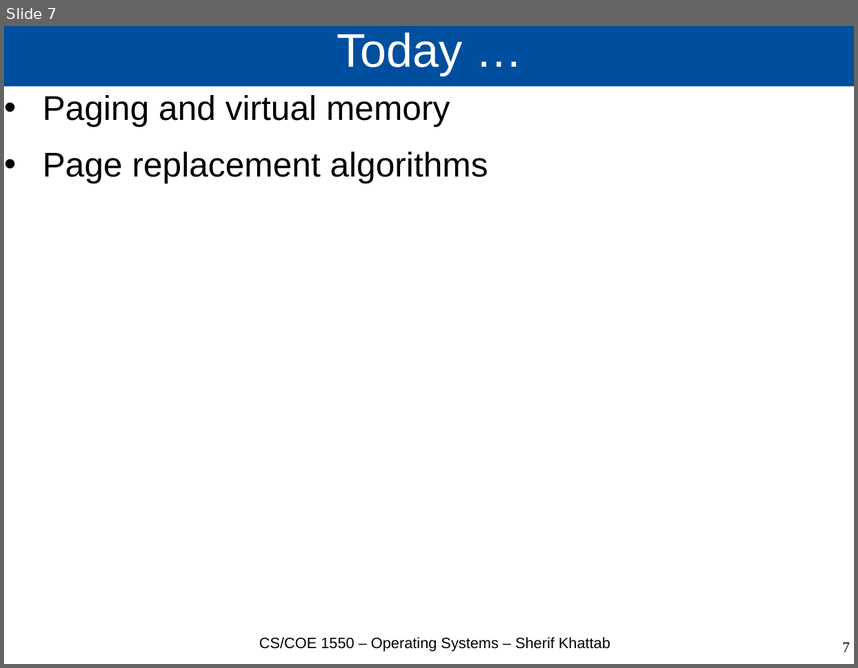
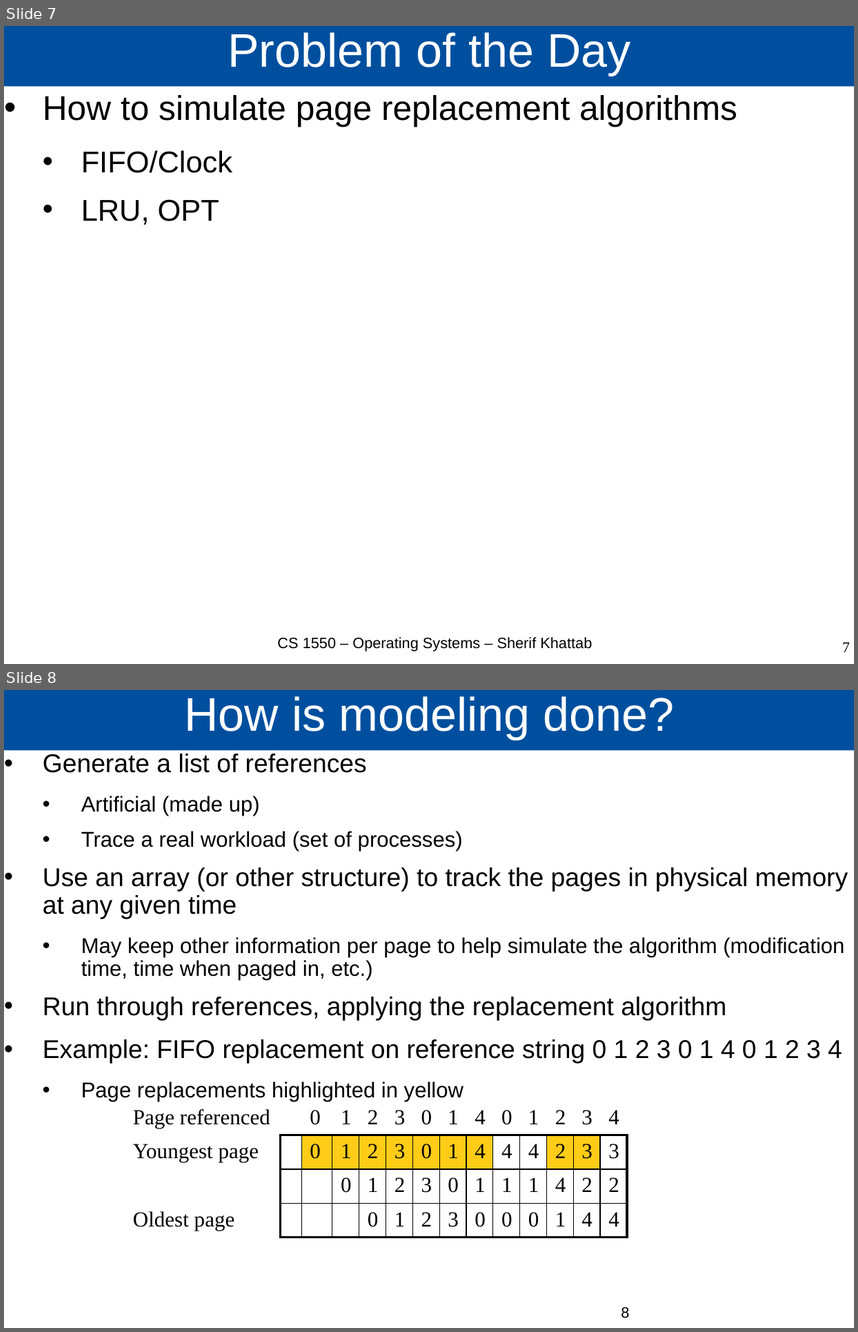
Before and after one commit to cs1550-2224/cs1550-code-handouts, a slide deck: DraftSlides/Lecture17.pptx. Shown one above the other, each under a label of ours: slide 7 before the commit, slides 7 and 8 after it. The pictures are 858x668 and 858x1332 pixels, drawn with LibreOffice and Linux fonts; fonts in the diff are those of the drawing. Boxes give left, top, right and bottom in pixels: in the first picture for what was removed or moved away, otherwise in the second. Text is boxed around its words. In the diff, an @@ line names an element or a change of style, - is before the commit and + after.

```diff
--- a/DraftSlides/Lecture17.pptx
+++ b/DraftSlides/Lecture17.pptx
@@ slide 8 added at (x1=4, y1=690, x2=854, y2=1328), background #FFFFFF @@
@@ title added at (x1=4, y1=690, x2=854, y2=751), fill #004F9E, 44 pt, text #FFFFFF @@
+How is modeling done?
@@ text added at (x1=43, y1=753, x2=849, y2=1102), 24 pt, text #000000 @@
+• Generate a list of references
+  • Artificial (made up)
+  • Trace a real workload (set of processes)
+• Use an array (or other structure) to track the pages in physical memory at any given time
+  • May keep other information per page to help simulate the algorithm (modification time, time when paged in, etc.)
+• Run through references, applying the replacement algorithm
+• Example: FIFO replacement on reference string 0 1 2 3 0 1 4 0 1 2 3 4
+  • Page replacements highlighted in yellow
@@ table added at (x1=124, y1=1101, x2=630, y2=1238), 4 rows, 14 columns @@
+Page referenced |  | 0 | 1 | 2 | 3 | 0 | 1 | 4 | 0 | 1 | 2 | 3 | 4
+Youngest page |  | 0 | 1 | 2 | 3 | 0 | 1 | 4 | 4 | 4 | 2 | 3 | 3
+ |  |  | 0 | 1 | 2 | 3 | 0 | 1 | 1 | 1 | 4 | 2 | 2
+Oldest page |  |  |  | 0 | 1 | 2 | 3 | 0 | 0 | 0 | 1 | 4 | 4
@@ page number added at (x1=621, y1=1307, x2=629, y2=1318), 14 pt, text #000000 @@
+8
@@ slide 7 changed as well @@
@@ title at (x1=228, y1=32, x2=631, y2=75): text changed @@
-Today …
+Problem of the Day
@@ text at (x1=43, y1=95, x2=737, y2=225): text changed @@
-• Paging and virtual memory
-• Page replacement algorithms
+• How to simulate page replacement algorithms
+  • FIFO/Clock
+  • LRU, OPT
@@ text at (x1=277, y1=637, x2=592, y2=651): text changed @@
-CS/COE 1550 – Operating Systems – Sherif Khattab
+CS 1550 – Operating Systems – Sherif Khattab
```
Also in this commit, not shown: 6 other slides changed, 12 other slides added, 1 slide removed, 2 other files.
